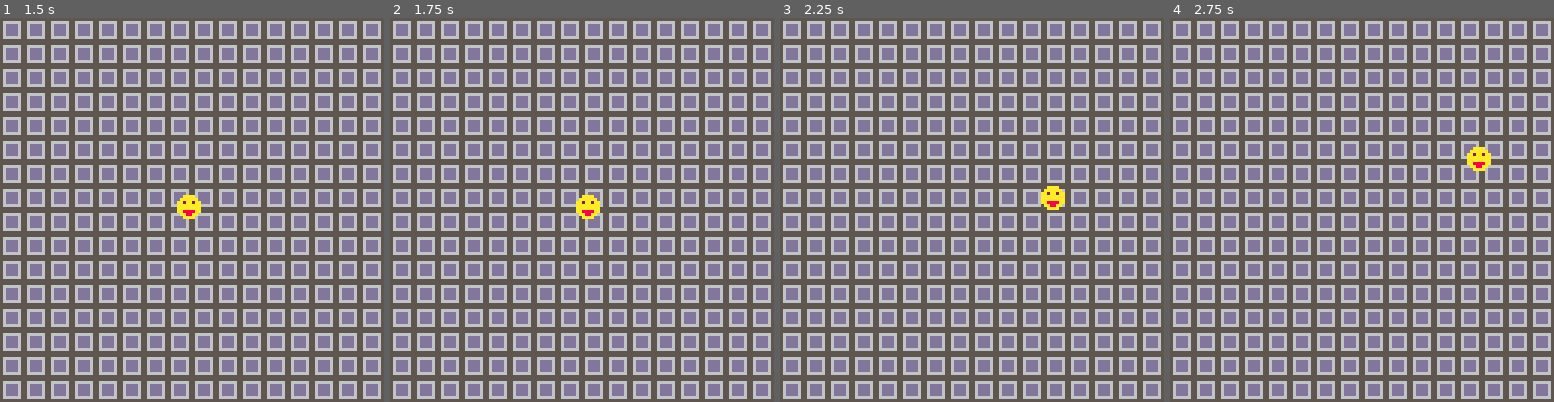
Above: before the commit, frames 1-4 (left to right).
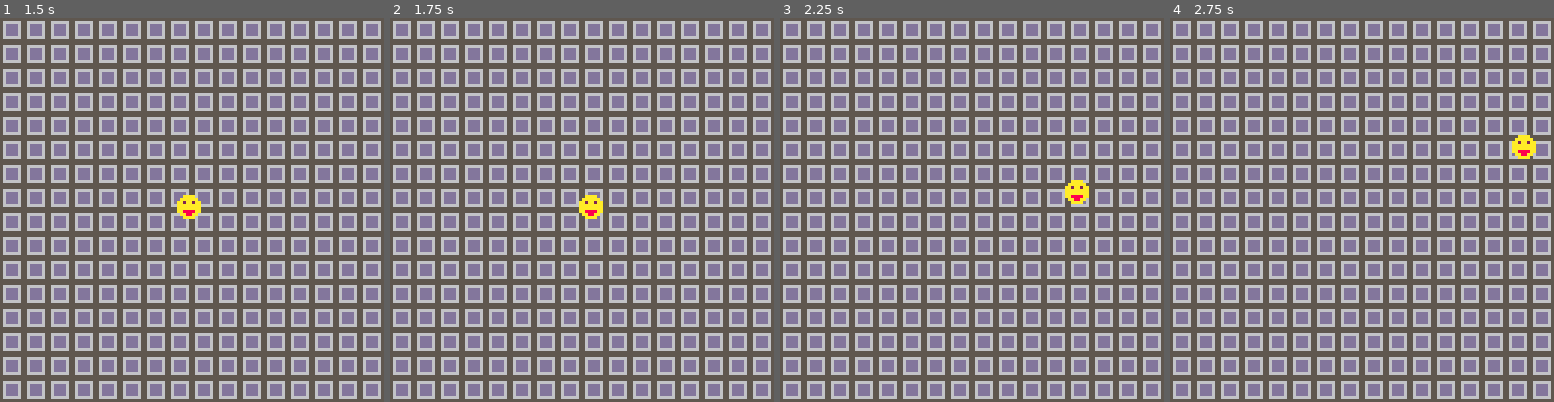
Above: after the commit, the same moments.

Repository: ParkerBacall/Shooty_Game
Game: PICO-8 cartridge shooty_game.p8
Two runs of this game, one before a commit and one after it. Both use one fixed random seed, a clock stepped at 60 frames per second and the inputs below.
Inputs:
- Up to frame 1 (1.5 s): tap O (Z key) at 0.7 s
- Up to frame 2 (1.75 s): hold Right from 1.6 s (still down); tap O (Z key) at 1.7 s
- Up to frame 3 (2.25 s): release Right at 2.1 s; tap O (Z key) at 2.1 s; hold Up from 2.15 s (still down)
- Up to frame 4 (2.75 s): release Up at 2.42 s; hold Right from 2.47 s (still down); tap O (Z key) at 2.5 s

Frame 1 is identical in both runs. In frame 2, 0.1% of the frame differs, in the area x 48-56%, y 46-53%; in frame 3, 0.6%, in the area x 67-81%, y 42-50%; in frame 4, 0.6%.

Commit message:
dodge roll

Diff:
--- a/shooty_game.p8
+++ b/shooty_game.p8
@@ -38,16 +38,29 @@
 
 	if btn(0) then
 			player.dx-=player.acc
+			if btn(4) then
+				player.dx-=1
+			end
 		end
 	if btn(1) then
 		player.dx+=player.acc
+		if btn(4) then
+				player.dx+=1
+			end
 	end
 	if btn(2) then
 		player.dy-=player.acc
+		if btn(4) then
+				player.dy-=1
+			end
 	end
 	if btn(3) then
 		player.dy+=player.acc
+		if btn(4) then
+				player.dy+=1
+			end
 	end
+
 
 	player.x+=player.dx
 	player.y+=player.dy
